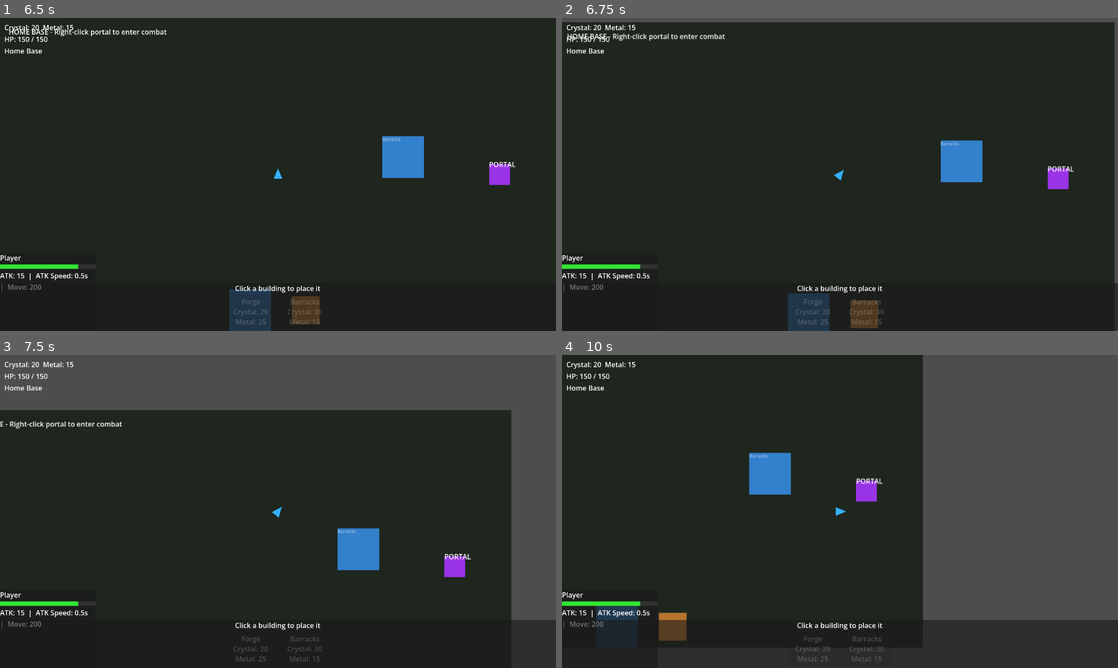
Above: before the commit, frames 1-4 (two rows, left to right).
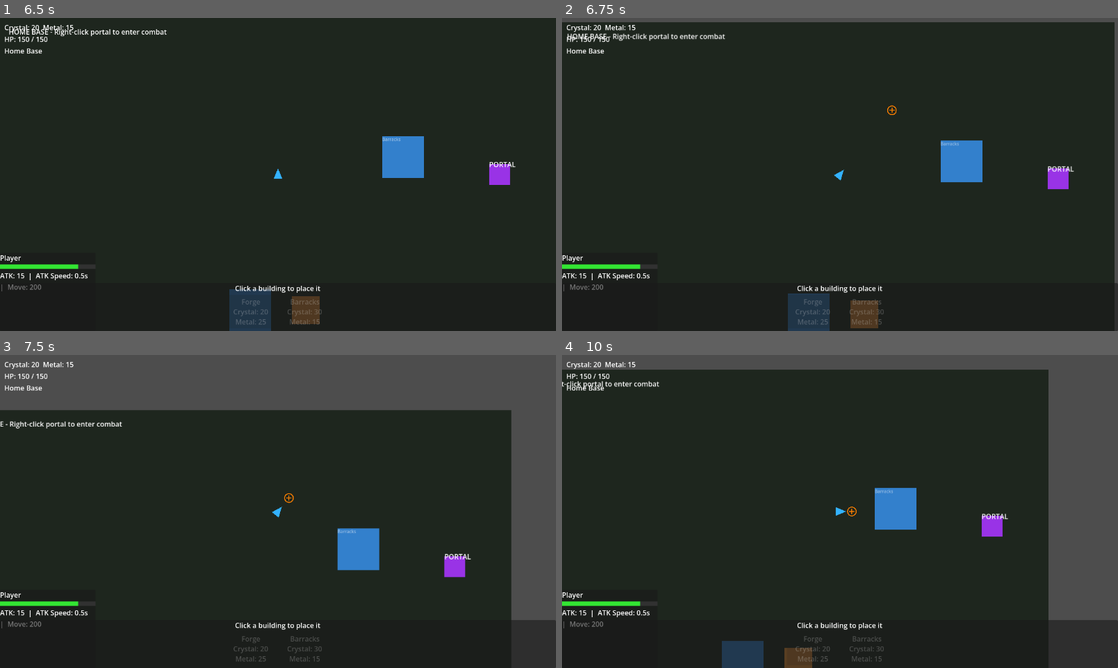
Above: after the commit, the same moments.

Repository: Odin94/Voidcraft
Game: Godot game, scene res://scenes/main/main.tscn
The game is run twice, just before and just after one commit, with the same random seed, the same clock (stepped at 60 frames per second) and the same inputs.
Inputs (mouse positions are in pixels of both pictures, inside the frame that each line leads up to):
- Up to frame 1 (6.5 s): click "Forge Crystal: 20 Metal: 25" at 0.5 s; click "Barracks Crystal: 30 Metal: 15" at 1.25 s; click "Forge Crystal: 20 Metal: 25" at 2 s; click "Barracks Crystal: 30 Metal: 15" at 2.75 s; click "Forge Crystal: 20 Metal: 25" at 3.5 s; click "Barracks Crystal: 30 Metal: 15" at 4.25 s; tap Enter at 5 s; move the mouse to (400, 158) at 5.02 s; hold A (attack_move) 5.03-5.78 s; click (400, 158) at 5.3 s; move the mouse to (166, 190) at 5.77 s; click (166, 190) at 5.85 s; tap H (hold_position, bound only after the commit) at 6.05 s
- Up to frame 2 (6.75 s): tap A (attack_move) at 6.5 s; move the mouse to (895, 105) at 6.52 s; hold H (hold_position, bound only after the commit) from 6.53 s (still down); click (895, 105) at 6.67 s
- Up to frame 3 (7.5 s): tap A (attack_move) at 6.8, 7.25, 7.35 s; move the mouse to (250, 574) at 7.27 s; release H (hold_position, bound only after the commit) at 7.28 s
- Up to frame 4 (10 s): click (812, 574) at 7.55 s; tap A (attack_move) at 8, 8.75, 9.05 s; move the mouse to (1006, 558) at 8.02 s; press the mouse at (1006, 558) at 8.03 s; tap H (hold_position, bound only after the commit) at 8.3 s; tap Escape (cancel) at 8.65 s; move the mouse to (673, 464) at 8.77 s; release the mouse at (673, 464) at 8.78 s; right-click (673, 464) at 8.85 s; click (673, 464) at 8.92 s; move the mouse to (867, 511) at 9.52 s; hold H (hold_position, bound only after the commit) from 9.53 s (still down); click (867, 511) at 9.8 s

Frame 1 is identical in both runs. In frame 2, less than 0.1% of the frame differs, in the area x 58-61%, y 27-32%; in frame 3, less than 0.1%; in frame 4, 25%, in the area x 0-88%, y 0-100%.

Commit message:
Add hold position, move indicator, auto-attack

Diff:
--- a/project.godot
+++ b/project.godot
@@ -53,6 +53,11 @@
 "events": [Object(InputEventKey,"resource_local_to_scene":false,"resource_name":"","device":-1,"window_id":0,"alt_press …(191 unchanged characters)…
 ]
 }
+hold_position={
+"deadzone": 0.2,
+"events": [Object(InputEventKey,"resource_local_to_scene":false,"resource_name":"","device":-1,"window_id":0,"alt_pressed":false,"shift_pressed":false,"ctrl_pressed":false,"meta_pressed":false,"pressed":false,"keycode":0,"physical_keycode":72,"key_label":0,"unicode":104,"location":0,"echo":false,"script":null)
+]
+}
 
 [layer_names]
 
--- a/scenes/enemies/enemy_base.tscn
+++ b/scenes/enemies/enemy_base.tscn
@@ -10,32 +10,31 @@
 [sub_resource type="CircleShape2D" id="CircleShape2D_aggro"]
 radius = 200.0
 
-[node name="EnemyBase" type="CharacterBody2D"]
+[node name="EnemyBase" type="CharacterBody2D" unique_id=87037553]
 collision_layer = 4
-collision_mask = 1
 script = ExtResource("1")
 
-[node name="Sprite" type="Polygon2D" parent="."]
+[node name="Sprite" type="Polygon2D" parent="." unique_id=972912693]
 color = Color(0.9, 0.2, 0.2, 1)
 polygon = PackedVector2Array(-10, -10, 10, -10, 10, 10, -10, 10)
 
-[node name="CollisionShape2D" type="CollisionShape2D" parent="."]
+[node name="CollisionShape2D" type="CollisionShape2D" parent="." unique_id=1841181390]
 shape = SubResource("CircleShape2D_body")
 
-[node name="NavigationAgent2D" type="NavigationAgent2D" parent="."]
+[node name="NavigationAgent2D" type="NavigationAgent2D" parent="." unique_id=1452210051]
 avoidance_enabled = true
 radius = 14.0
 
-[node name="AggroArea" type="Area2D" parent="."]
+[node name="AggroArea" type="Area2D" parent="." unique_id=1195731882]
 collision_layer = 0
 collision_mask = 2
 
-[node name="CollisionShape2D" type="CollisionShape2D" parent="AggroArea"]
+[node name="CollisionShape2D" type="CollisionShape2D" parent="AggroArea" unique_id=1612374005]
 shape = SubResource("CircleShape2D_aggro")
 
-[node name="HealthComponent" type="Node" parent="."]
+[node name="HealthComponent" type="Node" parent="." unique_id=2134953212]
 script = ExtResource("2")
 max_hp = 50.0
 
-[node name="HealthBar" type="Node2D" parent="."]
+[node name="HealthBar" type="Node2D" parent="." unique_id=186662813]
 script = ExtResource("3")
--- a/scenes/player/player.gd
+++ b/scenes/player/player.gd
@@ -12,8 +12,12 @@
 var _attack_move_mode: bool = false
 var _command_queue: Array = []
 
+# Idle auto-attack scan throttle.
+var _idle_scan_timer: float = 0.0
+
 var nearby_teleporter: Node = null
 var _selected_entity: Node2D = null
+var _move_indicator: Node2D = null
 
 @onready var nav_agent: NavigationAgent2D = $NavigationAgent2D
 @onready var health_component: HealthComponent = $HealthComponent
@@ -23,7 +27,6 @@
 @onready var health_bar: Node2D = $HealthBar
 
 func _ready() -> void:
-	# Do NOT connect velocity_computed — movement is driven directly in commands.
 	nav_agent.max_speed = SPEED
 	health_component.died.connect(_on_died)
 	health_component.health_changed.connect(_on_health_changed)
@@ -32,6 +35,10 @@
 	EventBus.map_entered.connect(_on_map_entered)
 	EventBus.return_to_home.connect(_on_return_to_home)
 	EventBus.entity_selected.connect(_on_entity_selected)
+	_move_indicator = MoveIndicatorNode.new()
+	_move_indicator.z_index = 10
+	_move_indicator.visible = false
+	get_tree().current_scene.add_child.call_deferred(_move_indicator)
 	EventBus.entity_selected.emit(self)
 
 func _physics_process(delta: float) -> void:
@@ -43,6 +50,17 @@
 	if _command_queue.is_empty():
 		velocity = Vector2.ZERO
 		move_and_slide()
+		_hide_move_indicator()
+		# Idle auto-attack: scan for nearby enemies and chase/attack them.
+		_idle_scan_timer -= delta
+		if _idle_scan_timer <= 0.0:
+			_idle_scan_timer = 0.15
+			var auto_target := combat.find_nearest_enemy_in_range(global_position, PlayerCombat.ATTACK_RANGE)
+			if auto_target:
+				print("[Player] idle: auto-attacking %s" % auto_target.name)
+				_idle_scan_timer = 0.0
+				_command_queue.append(MoveToRangeCommand.new(self, nav_agent, sprite, auto_target))
+				_command_queue.append(AttackCommand.new(self, sprite, combat, auto_target, _command_queue, _make_move_to_range_cmd))
 		return
 	if not _command_queue[0].tick(delta):
 		_command_queue.pop_front()
@@ -79,6 +97,15 @@
 		get_viewport().set_input_as_handled()
 		return
 
+	# Hold position command (only when player is selected)
+	if event.is_action_pressed("hold_position") and _selected_entity == self:
+		print("[Player] hold position")
+		_command_queue.clear()
+		_hide_move_indicator()
+		_command_queue.append(HoldPositionCommand.new(self, sprite, combat))
+		get_viewport().set_input_as_handled()
+		return
+
 	if is_instance_valid(_selected_entity) and _selected_entity != self:
 		if event.is_action_pressed("cancel"):
 			print("[Player] ESC with building selected — reselecting player")
@@ -106,12 +133,14 @@
 			if enemy:
 				print("[Player] attack-move mode: left_click on enemy → regular attack on %s" % enemy.name)
 				_command_queue.clear()
+				_hide_move_indicator()
 				_command_queue.append(MoveToRangeCommand.new(self, nav_agent, sprite, enemy))
 				_command_queue.append(AttackCommand.new(self, sprite, combat, enemy, _command_queue, _make_move_to_range_cmd))
 			else:
 				print("[Player] attack-move → %s" % str(click_pos.snapped(Vector2.ONE)))
 				_command_queue.clear()
 				_command_queue.append(AttackMoveCommand.new(self, nav_agent, sprite, combat, click_pos))
+				_show_move_indicator(click_pos, true)
 			_exit_attack_move_mode()
 			get_viewport().set_input_as_handled()
 		return
@@ -157,6 +186,7 @@
 	if enemy:
 		print("[Player] right_click → queuing attack on: %s" % enemy.name)
 		_command_queue.clear()
+		_hide_move_indicator()
 		_command_queue.append(MoveToRangeCommand.new(self, nav_agent, sprite, enemy))
 		_command_queue.append(AttackCommand.new(self, sprite, combat, enemy, _command_queue, _make_move_to_range_cmd))
 	else:
@@ -164,11 +194,26 @@
 		_command_queue.clear()
 		nav_agent.target_position = click_pos
 		_command_queue.append(MoveToCommand.new(self, nav_agent, sprite))
+		_show_move_indicator(click_pos, false)
 
 ## Factory passed to AttackCommand so it can re-queue an approach without
 ## needing a direct reference to the MoveToRangeCommand inner class.
 func _make_move_to_range_cmd(target: Node2D) -> Object:
 	return MoveToRangeCommand.new(self, nav_agent, sprite, target)
+
+func _show_move_indicator(pos: Vector2, is_attack_move: bool) -> void:
+	if _move_indicator == null:
+		return
+	_move_indicator.global_position = pos
+	var ind := _move_indicator as MoveIndicatorNode
+	if ind:
+		ind.color = Color(1.0, 0.5, 0.0) if is_attack_move else Color.GREEN
+		ind.queue_redraw()
+	_move_indicator.visible = (_selected_entity == self)
+
+func _hide_move_indicator() -> void:
+	if _move_indicator != null:
+		_move_indicator.visible = false
 
 func start_placing_building(data: BuildingData) -> void:
 	print("[Player] entering PLACING_BUILDING for: %s" % data.display_name)
@@ -200,13 +245,16 @@
 func _on_map_entered(_type: String, _depth: int) -> void:
 	health_bar.visible = true
 	health_bar.update_bar(health_component.current_hp, health_component.max_hp)
+	_hide_move_indicator()
 
 func _on_return_to_home() -> void:
 	health_bar.visible = false
+	_hide_move_indicator()
 
 func _on_died() -> void:
 	_dead = true
 	_command_queue.clear()
+	_hide_move_indicator()
 	if _attack_move_mode:
 		_exit_attack_move_mode()
 	EventBus.player_died.emit()
@@ -214,6 +262,13 @@
 func _on_entity_selected(entity: Node2D) -> void:
 	_selected_entity = entity
 	print("[Player] Selection changed to: %s" % (entity.name if is_instance_valid(entity) else "none"))
+	if entity != self:
+		_hide_move_indicator()
+	elif _move_indicator != null and not _command_queue.is_empty():
+		# Reselected player while a move command is active — restore the indicator.
+		var front = _command_queue[0]
+		if front is MoveToCommand or front is AttackMoveCommand:
+			_move_indicator.visible = true
 
 
 # ── Commands ──────────────────────────────────────────────────────────────────
@@ -382,3 +437,62 @@
 		if dir.length() > 0.1:
 			_sprite.rotation = dir.angle() + PI / 2
 		return true
+
+
+class HoldPositionCommand:
+	## Stand still. Attack enemies in range. Never chases — if target leaves range, drops it.
+	## Never self-terminates; cancelled only by a new command clearing the queue.
+	var _player: CharacterBody2D
+	var _sprite: Polygon2D
+	var _combat: PlayerCombat
+	var _current_target: Node2D = null
+	var _attack_timer: float = 0.0
+	var _scan_timer: float = 0.0
+
+	func _init(p: CharacterBody2D, spr: Polygon2D, cbt: PlayerCombat) -> void:
+		_player = p
+		_sprite = spr
+		_combat = cbt
+
+	func tick(delta: float) -> bool:
+		_attack_timer = maxf(_attack_timer - delta, 0.0)
+		_scan_timer = maxf(_scan_timer - delta, 0.0)
+		_player.velocity = Vector2.ZERO
+		_player.move_and_slide()
+
+		# Drop target if dead or left range — do NOT chase
+		if is_instance_valid(_current_target):
+			var dist := _player.global_position.distance_to(_current_target.global_position)
+			if dist > PlayerCombat.ATTACK_RANGE:
+				_current_target = null
+
+		# Periodically scan for a new target
+		if not is_instance_valid(_current_target) and _scan_timer <= 0.0:
+			_scan_timer = 0.15
+			_current_target = _combat.find_nearest_enemy_in_range(_player.global_position, PlayerCombat.ATTACK_RANGE)
+			if is_instance_valid(_current_target):
+				_attack_timer = 0.0
+
+		# Attack current target
+		if is_instance_valid(_current_target):
+			var dir := _player.global_position.direction_to(_current_target.global_position)
+			if dir.length() > 0.1:
+				_sprite.rotation = dir.angle() + PI / 2
+			if _attack_timer <= 0.0:
+				_combat.fire_at(_current_target)
+				_attack_timer = PlayerCombat.ATTACK_COOLDOWN
+
+		return true  # Never self-terminates
+
+
+# ── Visual helpers ─────────────────────────────────────────────────────────────
+
+class MoveIndicatorNode extends Node2D:
+	## Small crosshair drawn at the movement destination.
+	var color: Color = Color.GREEN
+
+	func _draw() -> void:
+		var r := 10.0
+		draw_arc(Vector2.ZERO, r, 0.0, TAU, 24, color, 2.0)
+		draw_line(Vector2(-6.0, 0.0), Vector2(6.0, 0.0), color, 2.0)
+		draw_line(Vector2(0.0, -6.0), Vector2(0.0, 6.0), color, 2.0)
Not shown: 1 places in scenes/enemies/enemy_base.tscn that only renumber resources
Not shown, changed: TODOs.md
